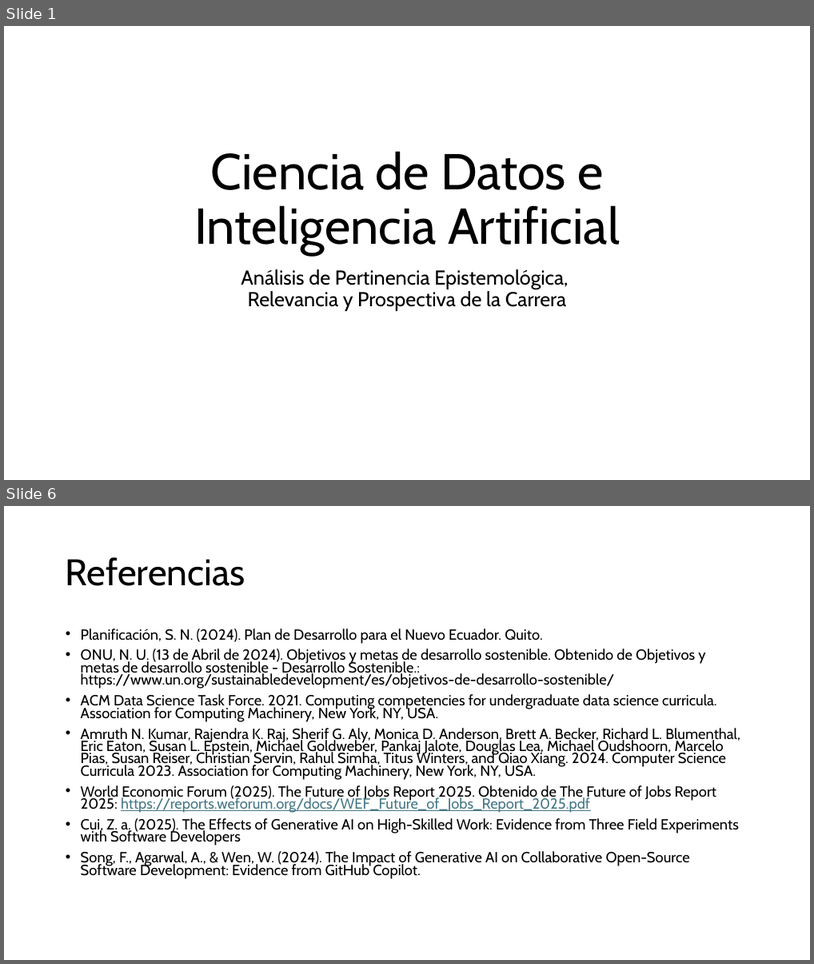
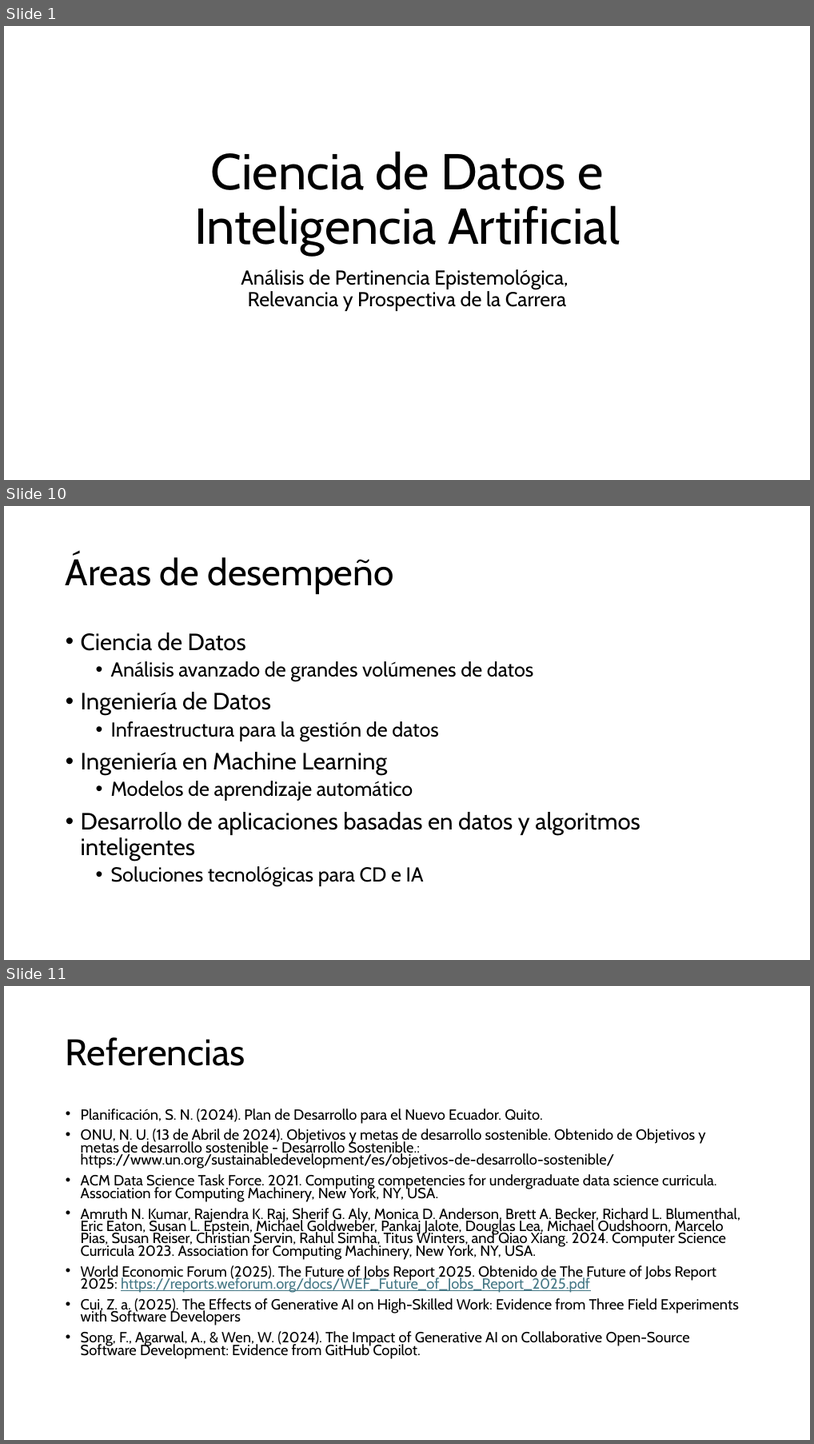
Before and after one commit to aavendan/cdia, a slide deck: 03 Presentación.pptx. Shown one above the other, each under a label of ours: slides 1 and 6 before the commit, slides 1, 10 and 11 after it; the slides between them are not shown. The pictures are 814x964 and 814x1444 pixels, drawn with LibreOffice and Linux fonts; fonts in the diff are those of the drawing. Boxes give left, top, right and bottom in pixels: in the first picture for what was removed or moved away, otherwise in the second. Text is boxed around its words. In the diff, an @@ line names an element or a change of style, - is before the commit and + after.

```diff
--- a/03 Presentación.pptx
+++ b/03 Presentación.pptx
@@ slide 10 added at box(4, 506, 810, 960), background #FFFFFF @@
@@ title added at box(66, 554, 394, 594), 44 pt, text #000000 @@
+Áreas de desempeño
@@ text added at box(81, 632, 640, 886), 24 pt, text #000000 @@
+• Ciencia de Datos
+  • Análisis avanzado de grandes volúmenes de datos
+• Ingeniería de Datos
+  • Infraestructura para la gestión de datos
+• Ingeniería en Machine Learning
+  • Modelos de aprendizaje automático
+• Desarrollo de aplicaciones basadas en datos y algoritmos inteligentes
+  • Soluciones tecnológicas para CD e IA
@@ what was slide 6 is now slide 11 @@
```
Also in this commit, not shown: 3 slides changed, 5 other slides added, 1 slide removed.
